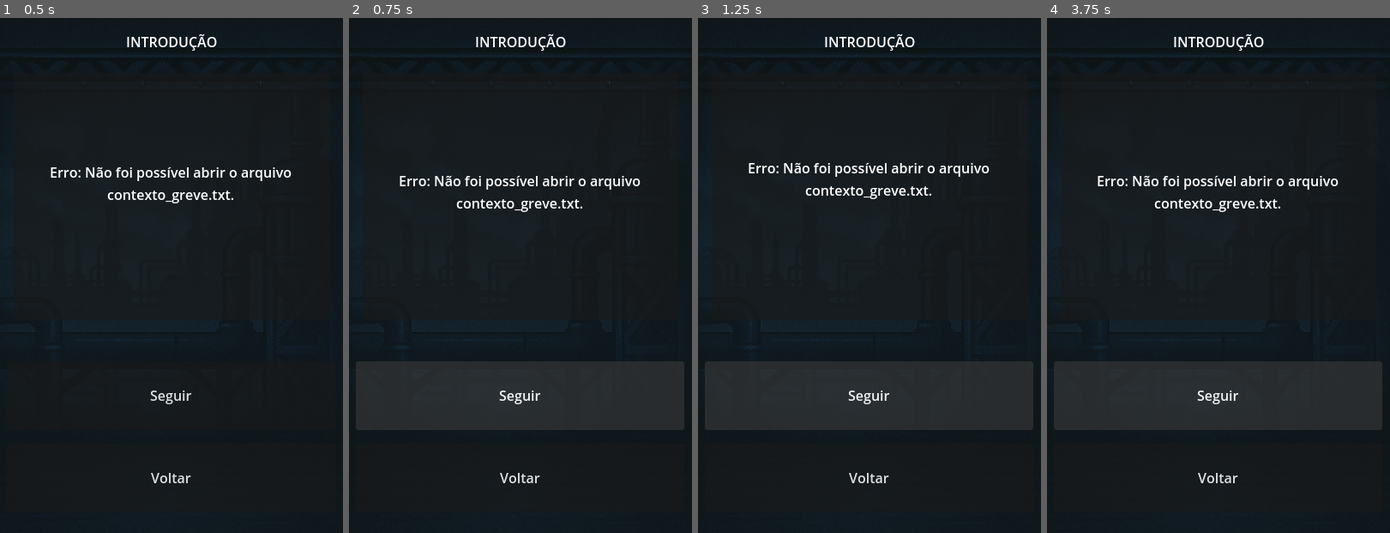
Above: before the commit, frames 1-4 (left to right).
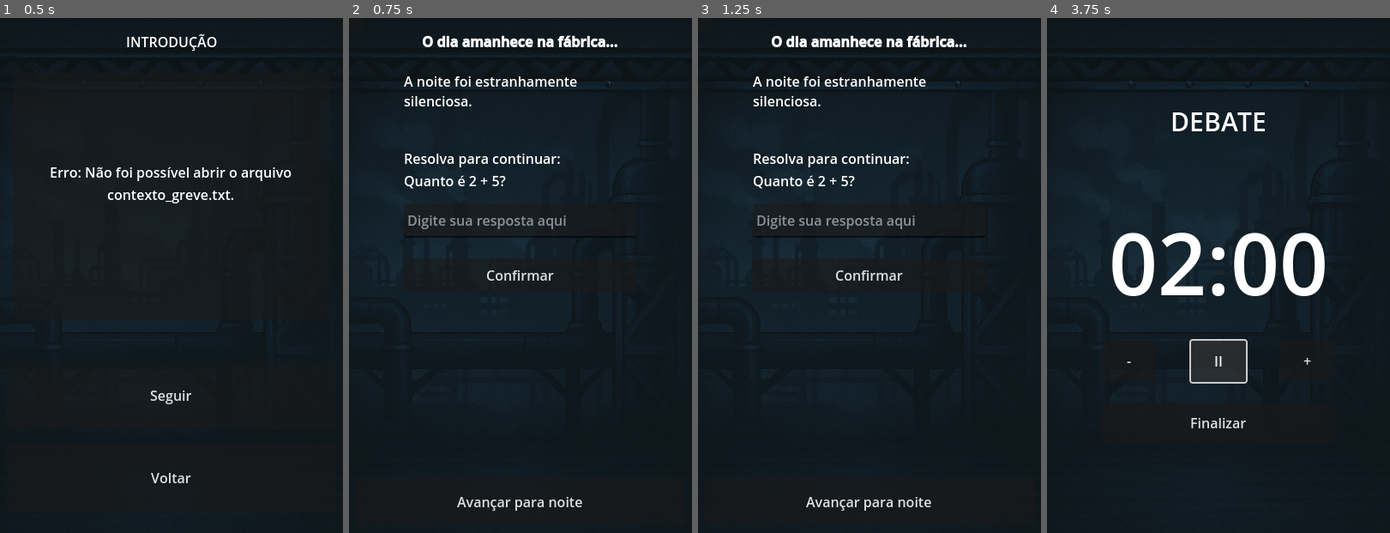
Above: after the commit, the same moments.

Repository: HugoViniciusSF/Scab
Game: Godot game, scene res://scenes/Introducao.tscn
Two runs of this game, one before a commit and one after it. Both use one fixed random seed, a clock stepped at 60 frames per second and the inputs below. This scene is started directly instead of the project's main scene.
Inputs (mouse positions are in pixels of both pictures, inside the frame that each line leads up to):
- Up to frame 1 (0.5 s): no input
- Up to frame 2 (0.75 s): click "Seguir" at 0.5 s
- Up to frame 3 (1.25 s): no input
- Up to frame 4 (3.75 s): click (1218, 275) at 1.25 s, where only the run after the commit has a clickable "Confirmar"; click (1218, 502) at 2 s, where only the run after the commit has a clickable "Avançar para noite"; click (1218, 393) at 2.75 s, where only the run before the commit has a clickable "Seguir"; click (1218, 363) at 3.5 s, where only the run after the commit has a clickable "▶️"

Frame 1 is identical in both runs. In frame 2, 14% of the frame differs, in the area x 2-98%, y 3-96%; in frame 3, 14%; in frame 4, 11%.

Commit message:
Adicionado a funcionalidade baseado na funcao apenas do membro

Diff:
--- a/project.godot
+++ b/project.godot
@@ -18,6 +18,7 @@
 [autoload]
 
 JogoGlobal="*res://scripts/JogoGlobal.gd"
+GameManager="*res://scripts/GameManager.gd"
 
 [display]
 
--- /dev/null
+++ b/scenes/Dia.tscn
@@ -0,0 +1,84 @@
+[gd_scene load_steps=3 format=3 uid="uid://6pch2dohecrt"]
+
+[ext_resource type="Texture2D" uid="uid://d3feke23yluai" path="res://assets/Fundo.png" id="1_niwdg"]
+[ext_resource type="Script" path="res://scripts/Dia.gd" id="1_w23s0"]
+
+[node name="Dia" type="Node2D"]
+script = ExtResource("1_w23s0")
+
+[node name="TextureRect" type="TextureRect" parent="."]
+anchors_preset = 15
+anchor_right = 1.0
+anchor_bottom = 1.0
+offset_left = -104.0
+offset_right = 504.0
+offset_bottom = 600.0
+grow_horizontal = 2
+grow_vertical = 2
+texture = ExtResource("1_niwdg")
+expand_mode = 2
+stretch_mode = 5
+
+[node name="GeralLabel" type="RichTextLabel" parent="."]
+offset_left = 64.0
+offset_top = 16.0
+offset_right = 336.0
+offset_bottom = 136.0
+
+[node name="PainelMatematica" type="Panel" parent="."]
+offset_right = 16.0
+offset_bottom = 16.0
+
+[node name="LabelPergunta" type="Label" parent="PainelMatematica"]
+layout_mode = 0
+offset_left = 64.0
+offset_top = 152.0
+offset_right = 344.0
+offset_bottom = 178.0
+text = "Resolva para continuar:"
+
+[node name="BotaoConfirmarResposta" type="Button" parent="PainelMatematica"]
+offset_left = 64.0
+offset_top = 280.0
+offset_right = 336.0
+offset_bottom = 320.0
+text = "Confirmar"
+
+[node name="InputResposta" type="LineEdit" parent="PainelMatematica"]
+layout_mode = 0
+offset_left = 64.0
+offset_top = 216.0
+offset_right = 336.0
+offset_bottom = 256.0
+placeholder_text = "Digite sua resposta aqui"
+
+[node name="BotaoAvancarParaNoite" type="Button" parent="."]
+offset_left = 8.0
+offset_top = 536.0
+offset_right = 392.0
+offset_bottom = 592.0
+text = "Avançar para noite"
+
+[node name="PainelAcoes" type="HBoxContainer" parent="."]
+offset_top = 432.0
+offset_right = 400.0
+offset_bottom = 504.0
+alignment = 1
+
+[node name="BotaoReviver" type="Button" parent="PainelAcoes"]
+layout_mode = 2
+text = "Reviver"
+
+[node name="BotaoBeber" type="Button" parent="PainelAcoes"]
+layout_mode = 2
+text = "Beber"
+
+[node name="BotaoNegociar" type="Button" parent="PainelAcoes"]
+layout_mode = 2
+text = "Negociar"
+
+[node name="VotacaoContainer" type="VBoxContainer" parent="."]
+offset_left = 64.0
+offset_top = 352.0
+offset_right = 336.0
+offset_bottom = 424.0
--- /dev/null
+++ b/scenes/Noite.tscn
@@ -0,0 +1,134 @@
+[gd_scene load_steps=3 format=3 uid="uid://bw8q4f4mef65c"]
+
+[ext_resource type="Script" path="res://scripts/Noite.gd" id="1_g2ymf"]
+[ext_resource type="Texture2D" uid="uid://d3feke23yluai" path="res://assets/Fundo.png" id="2_6vxcj"]
+
+[node name="Noite" type="Node2D"]
+script = ExtResource("1_g2ymf")
+
+[node name="TextureRect" type="TextureRect" parent="."]
+anchors_preset = 15
+anchor_right = 1.0
+anchor_bottom = 1.0
+offset_left = -104.0
+offset_right = 504.0
+offset_bottom = 600.0
+grow_horizontal = 2
+grow_vertical = 2
+texture = ExtResource("2_6vxcj")
+expand_mode = 2
+stretch_mode = 5
+
+[node name="TituloLabel" type="Label" parent="."]
+offset_top = 16.0
+offset_right = 401.0
+offset_bottom = 42.0
+text = "NOITE"
+horizontal_alignment = 1
+autowrap_mode = 3
+
+[node name="PainelAguardando" type="Panel" parent="."]
+offset_left = 32.0
+offset_top = 88.0
+offset_right = 368.0
+offset_bottom = 128.0
+
+[node name="Label" type="Label" parent="PainelAguardando"]
+layout_mode = 0
+offset_right = 40.0
+offset_bottom = 23.0
+text = "Aguarde o amanhecer..."
+
+[node name="PainelFiscalizador" type="Panel" parent="."]
+offset_right = 32.0
+offset_bottom = 24.0
+
+[node name="Label" type="Label" parent="PainelFiscalizador"]
+layout_mode = 0
+offset_left = 64.0
+offset_top = 64.0
+offset_right = 340.0
+offset_bottom = 90.0
+text = "Escolha um jogador para investigar:"
+
+[node name="ListaJogadores" type="ItemList" parent="PainelFiscalizador"]
+layout_mode = 0
+offset_left = 40.0
+offset_top = 96.0
+offset_right = 360.0
+offset_bottom = 256.0
+
+[node name="BotaoInvestigar" type="Button" parent="PainelFiscalizador"]
+layout_mode = 0
+offset_left = 64.0
+offset_top = 280.0
+offset_right = 336.0
+offset_bottom = 320.0
+text = "Investigar"
+
+[node name="PainelEspiao" type="Panel" parent="."]
+offset_right = 24.0
+offset_bottom = 32.0
+
+[node name="Label" type="Label" parent="PainelEspiao"]
+layout_mode = 0
+offset_left = 64.0
+offset_top = 64.0
+offset_right = 344.0
+offset_bottom = 90.0
+text = "Escolha um sindicalista para roubar:"
+
+[node name="BotaoRoubar" type="Button" parent="PainelEspiao"]
+layout_mode = 0
+offset_left = 64.0
+offset_top = 280.0
+offset_right = 336.0
+offset_bottom = 320.0
+text = "Roubar"
+
+[node name="ListaJogadores" type="ItemList" parent="PainelEspiao"]
+layout_mode = 0
+offset_left = 40.0
+offset_top = 96.0
+offset_right = 360.0
+offset_bottom = 256.0
+
+[node name="PainelMatematica" type="Panel" parent="."]
+offset_right = 24.0
+offset_bottom = 32.0
+
+[node name="LabelPergunta" type="Label" parent="PainelMatematica"]
+layout_mode = 0
+offset_left = 64.0
+offset_top = 64.0
+offset_right = 344.0
+offset_bottom = 90.0
+text = "Resolva para continuar:"
+
+[node name="BotaoConfirmarResposta" type="Button" parent="PainelMatematica"]
+layout_mode = 0
+offset_left = 64.0
+offset_top = 184.0
+offset_right = 336.0
+offset_bottom = 224.0
+text = "Confirmar"
+
+[node name="InputResposta" type="LineEdit" parent="PainelMatematica"]
+layout_mode = 0
+offset_left = 64.0
+offset_top = 128.0
+offset_right = 336.0
+offset_bottom = 168.0
+placeholder_text = "Digite sua resposta aqui"
+
+[node name="BotaoAvancarParaDebate" type="Button" parent="."]
+offset_left = 8.0
+offset_top = 400.0
+offset_right = 392.0
+offset_bottom = 480.0
+text = "Avançar para debate"
+
+[connection signal="pressed" from="PainelFiscalizador/BotaoInvestigar" to="." method="_on_botao_investigar_pressed"]
+[connection signal="pressed" from="PainelEspiao/BotaoRoubar" to="." method="_on_botao_roubar_pressed"]
+[connection signal="pressed" from="PainelMatematica/BotaoConfirmarResposta" to="." method="_on_botao_confirmar_resposta_pressed"]
+[connection signal="pressed" from="BotaoAvancarParaDebate" to="." method="_on_botao_avancar_para_debate_pressed"]
--- /dev/null
+++ b/scripts/Dia.gd
@@ -0,0 +1,150 @@
+# Dia.gd (Correção do botão de voto)
+extends Node2D
+
+# --- Referências para os Nós da Cena ---
+@onready var geral_label = $GeralLabel
+@onready var votacao_container = $VotacaoContainer
+@onready var painel_acoes = $PainelAcoes
+@onready var botao_reviver = $PainelAcoes/BotaoReviver
+@onready var botao_beber = $PainelAcoes/BotaoBeber
+@onready var botao_negociar = $PainelAcoes/BotaoNegociar
+@onready var botao_avancar = $BotaoAvancarParaNoite
+@onready var painel_matematica = $PainelMatematica
+@onready var label_pergunta_matematica = $PainelMatematica/LabelPergunta
+@onready var input_resposta_matematica = $PainelMatematica/InputResposta
+@onready var botao_confirmar_matematica = $PainelMatematica/BotaoConfirmarResposta
+
+# --- Variáveis de Controle ---
+var votos = {}
+var resposta_correta_matematica = 0
+
+func _ready():
+	_mostrar_resumo_da_noite()
+	_preparar_paineis_de_acao()
+	_popular_lista_de_votacao()
+	botao_avancar.pressed.connect(self._on_avancar_para_noite_pressed)
+	botao_confirmar_matematica.pressed.connect(self._on_botao_confirmar_resposta_pressed)
+
+
+func _mostrar_resumo_da_noite():
+	geral_label.clear()
+	geral_label.append_text("[center][b]O dia amanhece na fábrica...[/b][/center]\n\n")
+	if GameManager.eventos_da_noite.is_empty():
+		geral_label.append_text("A noite foi estranhamente silenciosa.\n")
+	else:
+		for evento in GameManager.eventos_da_noite:
+			geral_label.append_text("- " + evento + "\n")
+	var id_atual = GameManager.jogador_atual_id
+	if GameManager.resultados_investigacao.has(id_atual):
+		var resultado_privado = GameManager.resultados_investigacao[id_atual]
+		geral_label.append_text("\n[color=yellow]Mensagem para você (Fiscalizador):[/color] " + resultado_privado)
+
+
+func _preparar_paineis_de_acao():
+	botao_reviver.hide()
+	botao_beber.hide()
+	botao_negociar.hide()
+	painel_matematica.hide()
+	var papel_jogador = GameManager.get_papel(GameManager.jogador_atual_id)
+	var tem_acao_especial = true
+	match papel_jogador:
+		"Doador Sindical": botao_reviver.show()
+		"Cachaceiro": botao_beber.show()
+		"Traficante": botao_negociar.show()
+		_: tem_acao_especial = false
+	if not tem_acao_especial:
+		_gerar_problema_matematico()
+		painel_matematica.show()
+
+
+func _gerar_problema_matematico():
+	var n1 = randi() % 10 + 1
+	var n2 = randi() % 10 + 1
+	resposta_correta_matematica = n1 + n2
+	label_pergunta_matematica.text = "Resolva para continuar:\nQuanto é {n1} + {n2}?".format({"n1": n1, "n2": n2})
+	input_resposta_matematica.clear()
+	input_resposta_matematica.editable = true
+	botao_confirmar_matematica.disabled = false
+
+
+# --- FUNÇÃO MODIFICADA ---
+func _popular_lista_de_votacao():
+	for child in votacao_container.get_children():
+		child.queue_free()
+	var jogadores_vivos = GameManager.get_jogadores_vivos()
+	for jogador in jogadores_vivos:
+		var player_card = HBoxContainer.new()
+		var nome_label = Label.new()
+		nome_label.text = jogador.nome + " (" + jogador.papel + ")"
+		nome_label.size_flags_horizontal = Control.SIZE_EXPAND_FILL
+		var votar_button = Button.new()
+
+		# ===== CORREÇÃO 1: Dando um nome ao botão =====
+		votar_button.name = "VoteButton"
+
+		votar_button.text = "Votar"
+		votar_button.pressed.connect(self._on_voto_registrado.bind(jogador.id))
+		player_card.add_child(nome_label)
+		player_card.add_child(votar_button)
+		votacao_container.add_child(player_card)
+
+
+# --- FUNÇÃO MODIFICADA ---
+func _on_voto_registrado(id_alvo):
+	var id_votante = GameManager.jogador_atual_id
+	var papel_votante = GameManager.get_papel(id_votante)
+	var peso_voto = 1
+	if papel_votante == "Líder Sindical":
+		peso_voto = 2
+	if not votos.has(id_alvo):
+		votos[id_alvo] = 0
+	votos[id_alvo] += peso_voto
+	var nome_alvo = GameManager.jogadores[id_alvo].nome
+	geral_label.append_text("\n[color=cyan]Você votou em {nome} com peso {peso}.[/color]".format({
+		"nome": nome_alvo,
+		"peso": peso_voto
+	}))
+
+	# ===== CORREÇÃO 2: Usando o nome correto para encontrar o botão =====
+	for card in votacao_container.get_children():
+		card.get_node("VoteButton").disabled = true
+
+
+# ... (O resto do script permanece igual) ...
+
+func _on_botao_reviver_pressed():
+	if GameManager.banco_solidariedade >= 2:
+		GameManager.banco_solidariedade -= 2
+		geral_label.append_text("\n[color=green]Você gastou 2 fichas e reviveu um aliado![/color]")
+		botao_reviver.disabled = true
+	else:
+		geral_label.append_text("\n[color=red]Banco sem fichas suficientes![/color]")
+
+func _on_botao_beber_pressed():
+	if GameManager.banco_solidariedade >= 1:
+		GameManager.banco_solidariedade -= 1
+		geral_label.append_text("\n[color=orange]Você bebeu e causou um evento aleatório![/color]")
+		botao_beber.disabled = true
+	else:
+		geral_label.append_text("\n[color=red]Banco sem fichas suficientes![/color]")
+
+func _on_botao_negociar_pressed():
+	geral_label.append_text("\n[color=yellow]Você iniciou uma negociação com o Diretor...[/color]")
+	botao_negociar.disabled = true
+
+func _on_botao_confirmar_resposta_pressed():
+	var resposta_do_jogador = input_resposta_matematica.text
+	geral_label.append_text("\n[color=gray]Sua resposta ao problema foi registrada.[/color]")
+	print("Jogador {id} respondeu '{resp}'.".format({
+		"id": GameManager.jogador_atual_id,
+		"resp": resposta_do_jogador
+	}))
+	input_resposta_matematica.editable = false
+	botao_confirmar_matematica.disabled = true
+
+func _on_avancar_para_noite_pressed():
+	var organizador = GameManager.get_jogador_por_papel("Organizador")
+	if organizador and GameManager.jogador_fez_troca(organizador.id):
+		GameManager.adicionar_fichas_pessoais(organizador.id, 1)
+		print("Organizador ganhou +1 ficha por troca.")
+	get_tree().change_scene_to_file("res://scenes/Noite.tscn")
--- /dev/null
+++ b/scripts/GameManager.gd
@@ -0,0 +1,137 @@
+extends Node
+
+# --- ESTADO DO JOGO ---
+var jogadores = {}
+var banco_solidariedade = 10
+var jogador_atual_id = -1
+var eventos_da_noite = []
+var resultados_investigacao = {}
+
+# --- CONSTANTES DE CAMINHO ---
+const CAMINHO_JOGADORES = "user://jogadores.txt"
+
+func _ready():
+	_carregar_dados_jogadores()
+
+# --- LÓGICA DE CARREGAMENTO ---
+func _carregar_dados_jogadores():
+	if not FileAccess.file_exists(CAMINHO_JOGADORES):
+		print("ERRO: Arquivo de jogadores não encontrado em '", CAMINHO_JOGADORES, "'")
+		return
+
+	var file = FileAccess.open(CAMINHO_JOGADORES, FileAccess.READ)
+	var regex = RegEx.new()
+	regex.compile("^ID (\\d+) - (.*): (.*) \\((.*)\\) \\| Morto: (true|false) \\| Senha: (.*)$")
+
+	print("Carregando jogadores de ", CAMINHO_JOGADORES)
+	while not file.eof_reached():
+		var linha = file.get_line().strip_edges()
+		if linha.is_empty() or linha.begins_with("#"):
+			continue
+
+		var resultado = regex.search(linha)
+		if resultado:
+			var id = int(resultado.get_string(1))
+			var nome = resultado.get_string(2).strip_edges()
+			var papel = resultado.get_string(3).strip_edges()
+			var faccao = resultado.get_string(4).strip_edges()
+			var morto = (resultado.get_string(5) == "true")
+			var senha = resultado.get_string(6).strip_edges()
+
+			# Adiciona o jogador ao dicionário, AGORA INCLUINDO O ID DENTRO DELE
+			jogadores[id] = {
+				"id": id, # <<< A CORREÇÃO ESTÁ AQUI
+				"nome": nome,
+				"papel": papel,
+				"faccao": faccao,
+				"morto": morto,
+				"senha": senha,
+				"fichas": 0
+			}
+		else:
+			print("AVISO: Linha mal formatada em jogadores.txt foi ignorada: '", linha, "'")
+
+	file.close()
+	print("Jogadores carregados com sucesso: ", jogadores)
+
+	# O resto do código funciona da mesma forma
+	var ids_ordenados = jogadores.keys()
+	ids_ordenados.sort()
+	var primeiro_vivo_encontrado = false
+	for id in ids_ordenados:
+		if not jogadores[id].morto:
+			jogador_atual_id = id
+			primeiro_vivo_encontrado = true
+			print("Jogador atual definido como o primeiro vivo da lista: ID ", id, " (", jogadores[id].nome, ")")
+			break
+
+	if not primeiro_vivo_encontrado:
+		print("AVISO: Nenhum jogador vivo encontrado. Fim de jogo?")
+		jogador_atual_id = -1
+
+
+# --- FUNÇÕES GLOBAIS (NÃO PRECISAM DE ALTERAÇÃO) ---
+# ... (todo o resto do seu script GameManager.gd continua igual) ...
+
+# Retorna uma lista de todos os jogadores que não estão mortos.
+func get_jogadores_vivos(id_excluido = -1):
+	var vivos = []
+	for id in jogadores:
+		if not jogadores[id].morto and id != id_excluido:
+			vivos.append(jogadores[id])
+	return vivos
+
+# Pega o papel de um jogador pelo seu ID.
+func get_papel(id_jogador):
+	if jogadores.has(id_jogador):
+		return jogadores[id_jogador].papel
+	return null
+
+# Pega os dados completos de um jogador pelo seu nome de usuário.
+func get_jogador_por_nome(nome_jogador):
+	for id in jogadores:
+		if jogadores[id].nome == nome_jogador:
+			return jogadores[id]
+	return null
+
+# Pega os dados de um jogador pelo seu papel (útil para ações passivas).
+func get_jogador_por_papel(nome_papel):
+	for id in jogadores:
+		if jogadores[id].papel == nome_papel:
+			return jogadores[id]
+	return null
+
+# --- FUNÇÕES DE LÓGICA DO JOGO ---
+
+# Transfere fichas entre jogadores.
+func transferir_fichas(id_origem, id_destino, quantidade):
+	var fichas_roubadas = min(jogadores[id_origem].fichas, quantidade)
+	jogadores[id_origem].fichas -= fichas_roubadas
+	jogadores[id_destino].fichas += fichas_roubadas
+	print("{q} fichas transferidas de {origem} para {destino}".format({
+		"q": fichas_roubadas,
+		"origem": jogadores[id_origem].nome,
+		"destino": jogadores[id_destino].nome
+	}))
+
+# Adiciona fichas a um jogador específico.
+func adicionar_fichas_pessoais(id_jogador, quantidade):
+	if jogadores.has(id_jogador):
+		jogadores[id_jogador].fichas += quantidade
+
+# Lê o conteúdo de um arquivo de texto, como o de votação.
+func ler_arquivo_votacao(caminho_arquivo):
+	if not FileAccess.file_exists(caminho_arquivo):
+		var erro_msg = "ERRO: Arquivo de votação não encontrado em '{path}'".format({"path": caminho_arquivo})
+		print(erro_msg)
+		return erro_msg
+
+	var file = FileAccess.open(caminho_arquivo, FileAccess.READ)
+	var conteudo = file.get_as_text()
+	file.close()
+	return conteudo
+
+# Verifica se um jogador fez uma troca (para a habilidade do Organizador).
+func jogador_fez_troca(id_jogador):
+	print("Verificando se o jogador {id} fez troca... Sim (lógica de placeholder).".format({"id": id_jogador}))
+	return true
--- a/scripts/Introducao.gd
+++ b/scripts/Introducao.gd
@@ -51,4 +51,4 @@
 	get_tree().change_scene_to_file("res://scenes/RevelarFuncoes.tscn")
 
 func _on_botao_seguir_pressed():
-	get_tree().change_scene_to_file("res://scenes/Introducao.tscn")
+	get_tree().change_scene_to_file("res://scenes/Dia.tscn")
--- /dev/null
+++ b/scripts/Noite.gd
@@ -0,0 +1,173 @@
+# Noite.gd (Versão que lê a resposta da matemática)
+extends Node2D
+
+# --- Referências para os Nós da Cena ---
+@onready var painel_aguardando = $PainelAguardando
+@onready var painel_fiscalizador = $PainelFiscalizador
+@onready var painel_espiao = $PainelEspiao
+@onready var painel_matematica = $PainelMatematica
+@onready var lista_jogadores_fiscalizador = $PainelFiscalizador/ListaJogadores
+@onready var lista_jogadores_espiao = $PainelEspiao/ListaJogadores
+@onready var titulo_label = $TituloLabel
+@onready var botao_avancar = $BotaoAvancarParaDebate
+
+# Referências específicas para o painel de matemática para maior segurança
+@onready var label_pergunta_matematica = $PainelMatematica/LabelPergunta
+@onready var input_resposta_matematica = $PainelMatematica/InputResposta
+
+# --- Variáveis de Controle da Fase ---
+var ordem_dos_turnos = []
+var jogador_da_vez_idx = -1
+var acoes_registradas = {"investigar": null, "roubar": null}
+var resposta_correta_matematica = 0
+
+
+func _ready():
+	_iniciar_fase_da_noite()
+
+
+func _iniciar_fase_da_noite():
+	GameManager.eventos_da_noite.clear()
+	GameManager.resultados_investigacao.clear()
+	acoes_registradas = {"investigar": null, "roubar": null}
+
+	painel_aguardando.hide()
+	painel_fiscalizador.hide()
+	painel_espiao.hide()
+	painel_matematica.hide()
+	botao_avancar.hide()
+
+	var todos_vivos = GameManager.get_jogadores_vivos()
+	for jogador in todos_vivos:
+		ordem_dos_turnos.append(jogador.id)
+
+	ordem_dos_turnos.shuffle()
+	print("Ordem dos turnos da noite: ", ordem_dos_turnos)
+	_proximo_jogador_ou_finalizar()
+
+
+func _apresentar_acao_do_jogador():
+	var id_jogador_atual = ordem_dos_turnos[jogador_da_vez_idx]
+	var dados_jogador = GameManager.jogadores[id_jogador_atual]
+
+	titulo_label.text = "NOITE - Vez de: {nome}".format({"nome": dados_jogador.nome})
+
+	match dados_jogador.papel:
+		"Fiscalizador":
+			var outros_vivos = GameManager.get_jogadores_vivos(id_jogador_atual)
+			lista_jogadores_fiscalizador.clear()
+			for outro in outros_vivos:
+				lista_jogadores_fiscalizador.add_item(outro.nome, null, true)
+			painel_fiscalizador.show()
+
+		"Espião":
+			var outros_vivos = GameManager.get_jogadores_vivos(id_jogador_atual)
+			lista_jogadores_espiao.clear()
+			for outro in outros_vivos:
+				lista_jogadores_espiao.add_item(outro.nome, null, true)
+			painel_espiao.show()
+
+		_:
+			_gerar_problema_matematico()
+			painel_matematica.show()
+
+
+func _gerar_problema_matematico():
+	var n1 = randi() % 10 + 1
+	var n2 = randi() % 10 + 1
+	resposta_correta_matematica = n1 + n2
+
+	label_pergunta_matematica.text = "Resolva para continuar:\nQuanto é {n1} + {n2}?".format({"n1": n1, "n2": n2})
+	input_resposta_matematica.clear()
+
+
+func _proximo_jogador_ou_finalizar():
+	painel_aguardando.hide()
+	painel_fiscalizador.hide()
+	painel_espiao.hide()
+	painel_matematica.hide()
+
+	jogador_da_vez_idx += 1
+
+	if jogador_da_vez_idx < ordem_dos_turnos.size():
+		_apresentar_acao_do_jogador()
+	else:
+		titulo_label.text = "NOITE - Ações finalizadas"
+		painel_aguardando.get_node("Label").text = "Todos já realizaram suas ações.\nAguardando para avançar..."
+		painel_aguardando.show()
+		botao_avancar.show()
+
+
+func _on_botao_investigar_pressed():
+	if lista_jogadores_fiscalizador.get_selected_items().is_empty(): return
+	var nome_alvo = lista_jogadores_fiscalizador.get_item_text(lista_jogadores_fiscalizador.get_selected_items()[0])
+	var dados_alvo = GameManager.get_jogador_por_nome(nome_alvo)
+	var id_ator = ordem_dos_turnos[jogador_da_vez_idx]
+	acoes_registradas.investigar = { "ator": id_ator, "alvo": dados_alvo.id }
+	print("Ação registrada: Fiscalizador ({ator}) vai investigar {alvo}".format(acoes_registradas.investigar))
+	_proximo_jogador_ou_finalizar()
+
+
+func _on_botao_roubar_pressed():
+	if lista_jogadores_espiao.get_selected_items().is_empty(): return
+	var nome_alvo = lista_jogadores_espiao.get_item_text(lista_jogadores_espiao.get_selected_items()[0])
+	var dados_alvo = GameManager.get_jogador_por_nome(nome_alvo)
+	var id_ator = ordem_dos_turnos[jogador_da_vez_idx]
+	acoes_registradas.roubar = { "ator": id_ator, "alvo": dados_alvo.id }
+	print("Ação registrada: Espião ({ator}) vai roubar de {alvo}".format(acoes_registradas.roubar))
+	_proximo_jogador_ou_finalizar()
+
+
+# --- FUNÇÃO MODIFICADA ---
+func _on_botao_confirmar_resposta_pressed():
+	# Pega o texto que o jogador digitou no LineEdit.
+	# A variável 'input_resposta_matematica' foi declarada no topo do script.
+	var resposta_do_jogador = input_resposta_matematica.text
+
+	# Imprime a resposta no console para confirmar que ela foi lida corretamente.
+	print("Jogador {id} respondeu '{resp}' ao problema.".format({
+		"id": ordem_dos_turnos[jogador_da_vez_idx],
+		"resp": resposta_do_jogador
+	}))
+
+	# (Opcional) Você pode até verificar se a resposta está correta.
+	if resposta_do_jogador.is_valid_int() and int(resposta_do_jogador) == resposta_correta_matematica:
+		print("... e a resposta estava correta!")
+	else:
+		print("... e a resposta estava incorreta.")
+
+	# Avança para o próximo jogador da noite.
+	_proximo_jogador_ou_finalizar()
+
+
+func _on_botao_avancar_para_debate_pressed():
+	_processar_toda_a_noite()
+	get_tree().change_scene_to_file("res://scenes/Temporizador.tscn")
+
+
+func _processar_toda_a_noite():
+	print("\n--- PROCESSANDO A NOITE ---")
+	if acoes_registradas.investigar:
+		var dados = acoes_registradas.investigar
+		var alvo = GameManager.jogadores[dados.alvo]
+		var e_fura_greve = (alvo.faccao == "Fura-greve" or alvo.faccao == "Diretor")
+		GameManager.resultados_investigacao[dados.ator] = "O jogador {nome} é Fura-greve: {res}".format({"nome": alvo.nome, "res": e_fura_greve})
+		print("Processado: Investigação de ", alvo.nome)
+
+	if acoes_registradas.roubar:
+		var dados = acoes_registradas.roubar
+		var alvo = GameManager.jogadores[dados.alvo]
+		if alvo.faccao == "Sindicato":
+			GameManager.transferir_fichas(dados.alvo, dados.ator, 2)
+			GameManager.eventos_da_noite.append("Um sindicalista foi roubado!")
+			print("Processado: Roubo do alvo ", alvo.nome)
+		else:
+			print("Processado: Roubo falhou, alvo não era sindicalista.")
+
+	var diretor = GameManager.get_jogador_por_papel("Diretor da Empresa")
+	if diretor and not diretor.morto:
+		GameManager.banco_solidariedade -= 3
+		GameManager.eventos_da_noite.append("O Diretor minou a solidariedade do grupo.")
+		print("Processado: Ação passiva do Diretor. Banco: ", GameManager.banco_solidariedade)
+
+	print("--- FIM DO PROCESSAMENTO ---\n")
--- a/scripts/RevelarVotacao.gd
+++ b/scripts/RevelarVotacao.gd
@@ -28,7 +28,7 @@
 		_update_jogadores_txt(players_to_mark_as_killed)
 
 func _on_botao_seguir_pressed():
-	get_tree().change_scene_to_file("res://scenes/COLOCARCENADODIA.tscn") ///DIA
+	get_tree().change_scene_to_file("res://scenes/Dia.tscn")
 
 func _get_players_to_kill(revelar_votacao_content: String) -> Array[String]:
 	var lines = revelar_votacao_content.split("\n")
